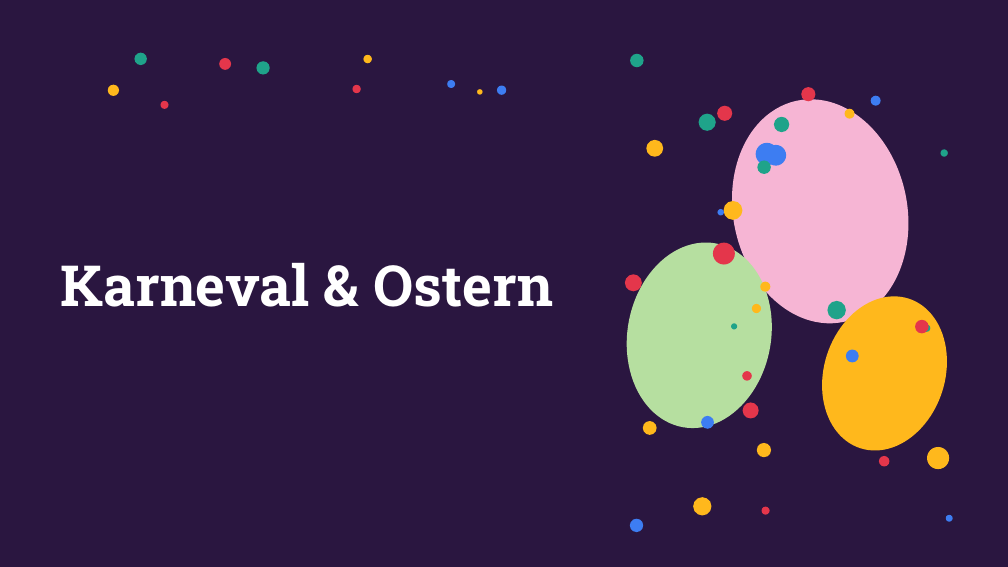
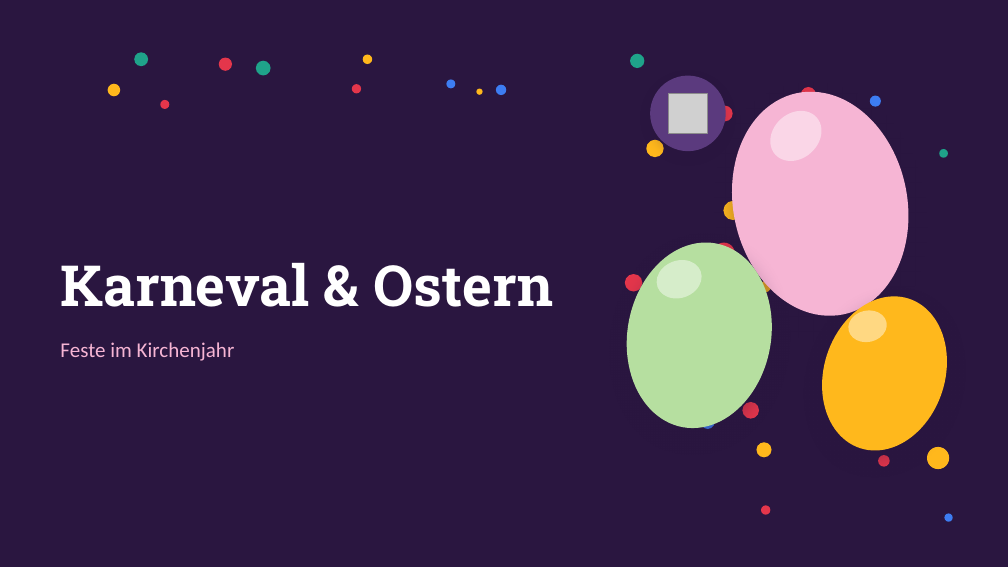
Before and after one commit to Flxrian/Erinnerung, a slide deck: slide 1 of Karneval_und_Ostern.pptx. Drawn at 1008x567 pixels with LibreOffice and Linux fonts; fonts in the diff are those of the drawing; grey boxes stand for pictures. Boxes give left, top, right and bottom in pixels: in the first picture for what was removed or moved away, otherwise in the second. Text is boxed around its words. In the diff, an @@ line names an element or a change of style, - is before the commit and + after.

```diff
--- a/Karneval_und_Ostern.pptx
+++ b/Karneval_und_Ostern.pptx
@@ ellipse added at (x1=650, y1=76, x2=726, y2=151), fill #5B3A7E @@
@@ shadow on in 3 elements at (x1=613, y1=231, x2=786, y2=440), (x1=803, y1=280, x2=967, y2=467), (x1=712, y1=75, x2=929, y2=332) @@
@@ ellipse moved from (x1=712, y1=83, x2=929, y2=340) to (x1=712, y1=75, x2=929, y2=332) @@
@@ picture added at (x1=668, y1=94, x2=708, y2=133) @@
@@ ellipse added at (x1=760, y1=101, x2=832, y2=172), fill #FFFFFF at 45% opacity @@
@@ ellipse removed at (x1=718, y1=209, x2=724, y2=216) @@
@@ ellipse added at (x1=651, y1=254, x2=707, y2=305), fill #FFFFFF at 45% opacity @@
@@ ellipse removed at (x1=731, y1=324, x2=737, y2=330) @@
@@ ellipse removed at (x1=827, y1=301, x2=845, y2=319) @@
@@ ellipse added at (x1=846, y1=307, x2=890, y2=346), fill #FFFFFF at 45% opacity @@
@@ ellipse removed at (x1=915, y1=320, x2=929, y2=333) @@
@@ text added at (x1=60, y1=342, x2=235, y2=361), 20 pt, text #F6B5D4 @@
+Feste im Kirchenjahr
@@ ellipse removed at (x1=743, y1=371, x2=752, y2=381) @@
@@ ellipse removed at (x1=643, y1=421, x2=656, y2=435) @@
@@ ellipse removed at (x1=693, y1=498, x2=712, y2=516) @@
@@ ellipse removed at (x1=630, y1=519, x2=644, y2=532) @@
```
Also in this commit, not shown: 6 other slides changed, 9 slides added, 6 slides removed.
